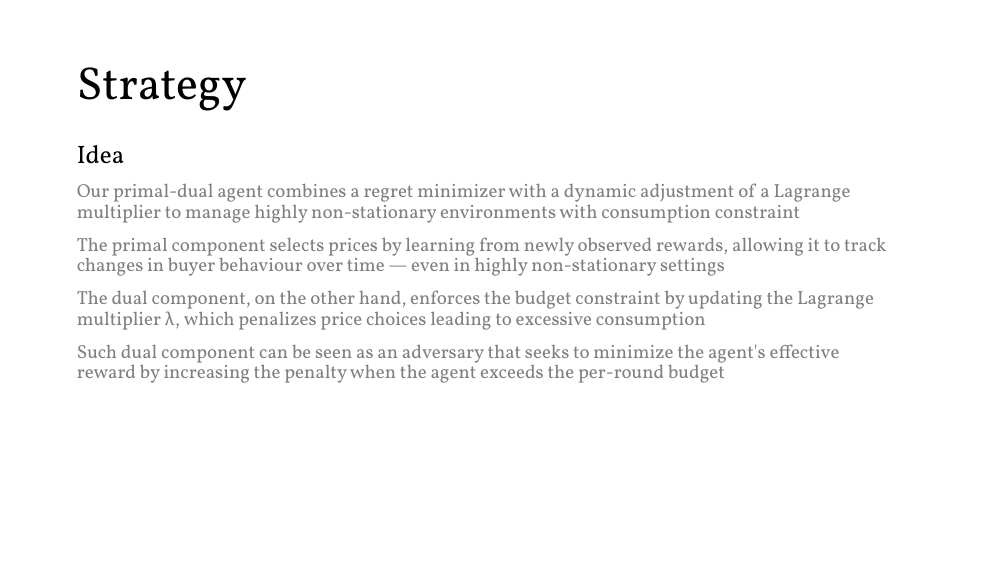
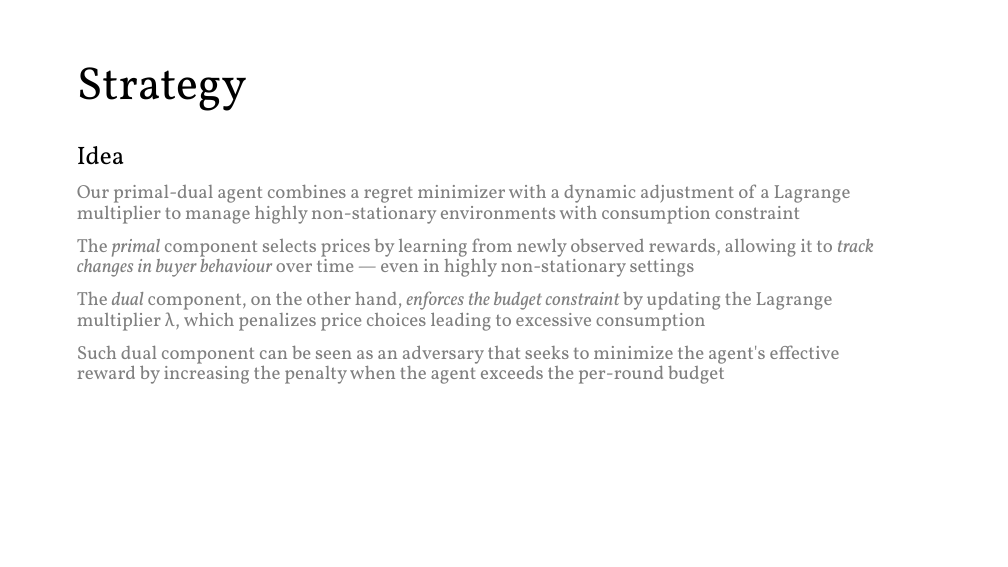
Before and after one commit to peetceenatoo/online-learning, a slide deck: slide 34 of Slides.pptx (slide 33 before the commit). Drawn at 1008x567 pixels with LibreOffice and Linux fonts; fonts in the diff are those of the drawing. Boxes give left, top, right and bottom in pixels: in the first picture for what was removed or moved away, otherwise in the second. Text is boxed around its words. In the diff, an @@ line names an element or a change of style, - is before the commit and + after.

```diff
--- a/Slides.pptx
+++ b/Slides.pptx
@@ text at <box>77,238,874,331</box>: italic on in "primal track changes in buyer behaviour", "dual enforces the budget constraint" @@
```
Also in this commit, not shown: 13 other slides changed, 9 slides added, 1 other file.
